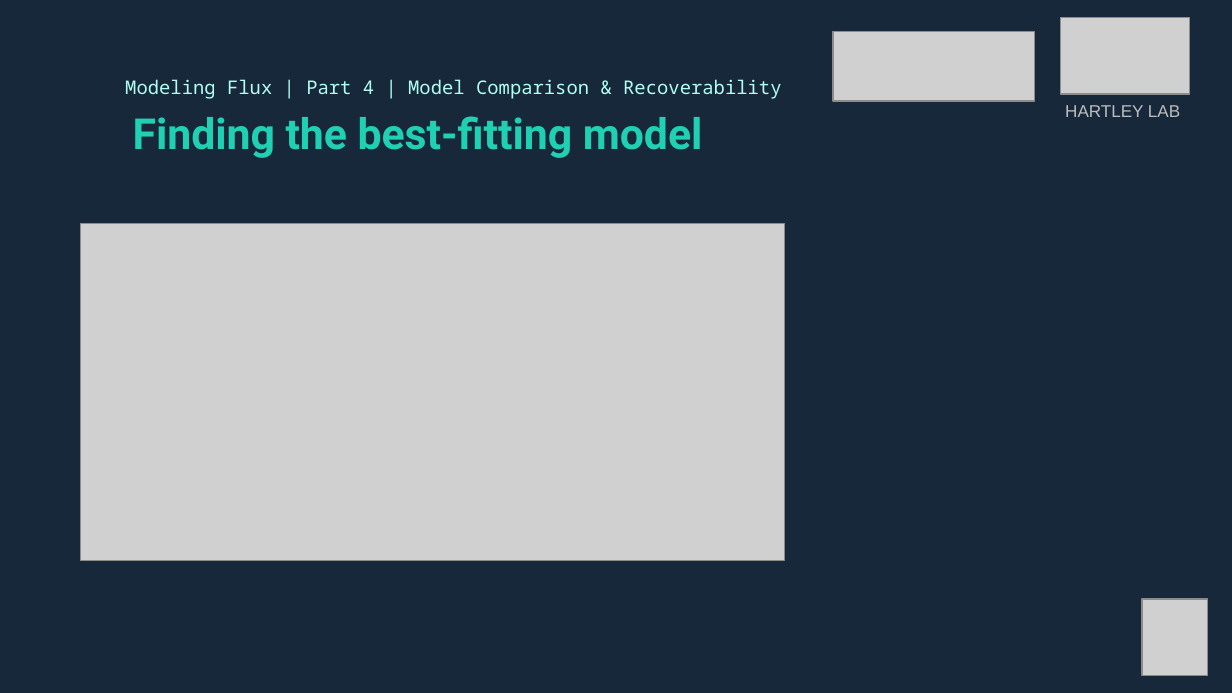
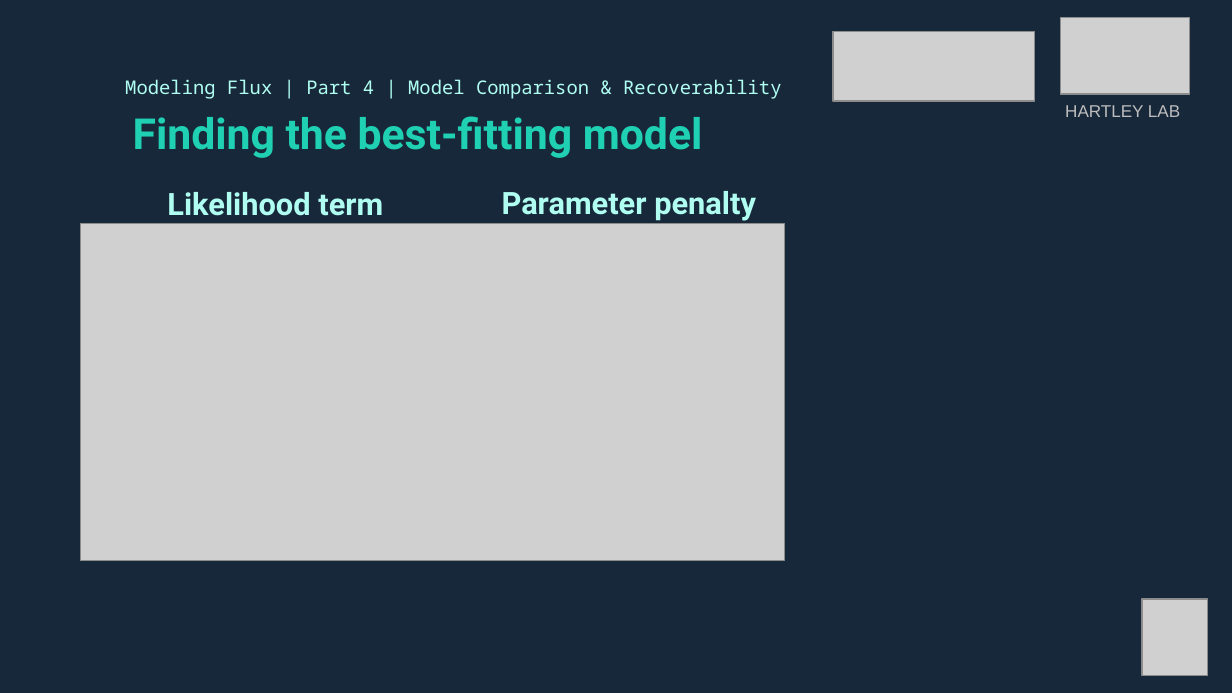
Before and after one commit to DevComPsy/2021FluxCompModellingWorkshop, a slide deck: slide 23 of SectionD/Flux_GroupD_combined.pptx (slide 22 before the commit). Drawn at 1232x693 pixels with LibreOffice and Linux fonts; fonts in the diff are those of the drawing; grey boxes stand for pictures. Boxes give left, top, right and bottom in pixels: in the first picture for what was removed or moved away, otherwise in the second. Text is boxed around its words. In the diff, an @@ line names an element or a change of style, - is before the commit and + after.

```diff
--- a/SectionD/Flux_GroupD_combined.pptx
+++ b/SectionD/Flux_GroupD_combined.pptx
@@ text added at (167,192,383,216), 18 pt, text #B0FEF1, bold @@
+Likelihood term
@@ text added at (502,191,756,221), 18 pt, text #B0FEF1, bold @@
+Parameter penalty
```
Also in this commit, not shown: 2 other slides changed, 1 slide added.
